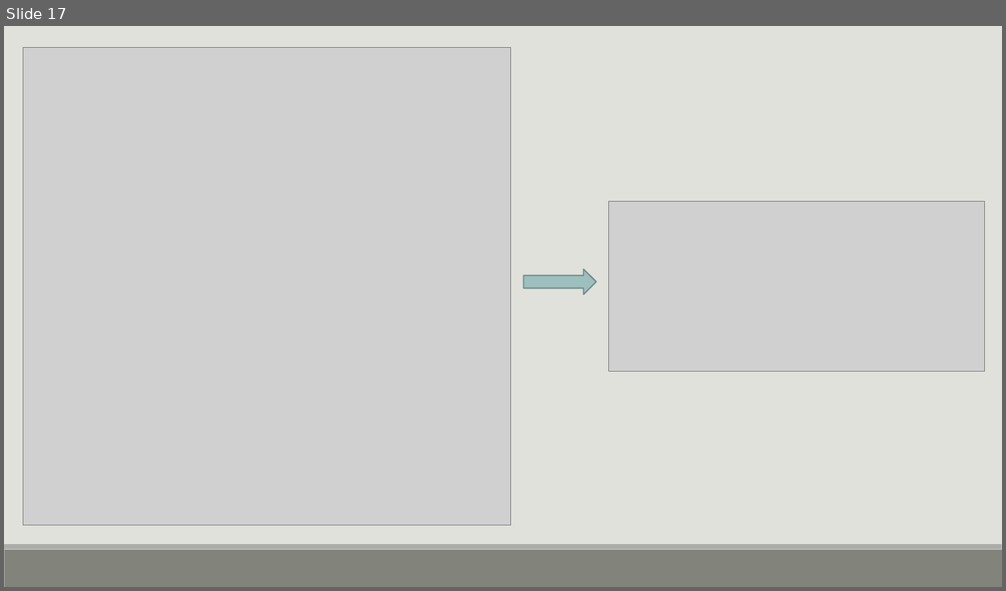
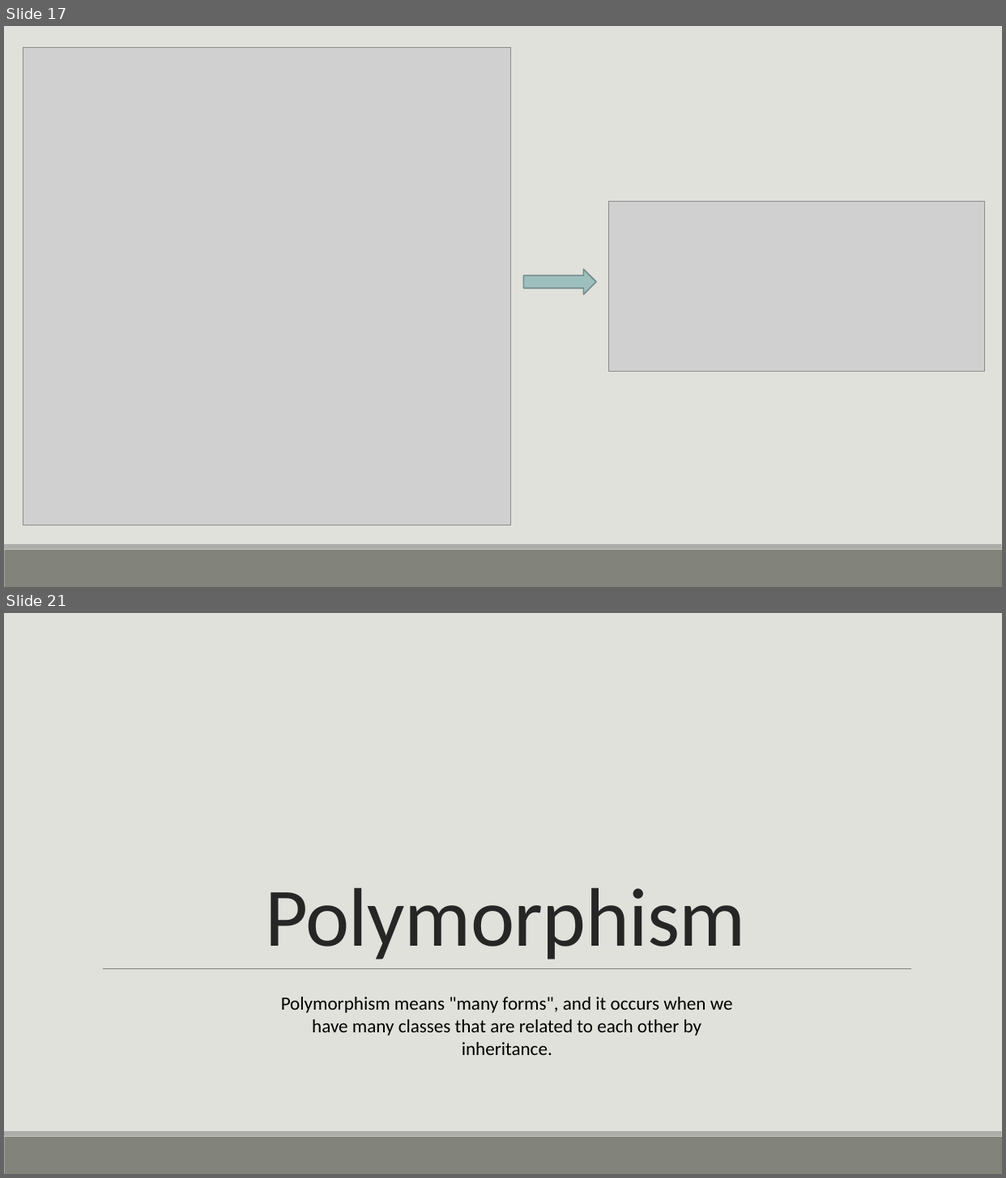
Before and after one commit to nhixs/Nusacamp, a slide deck: training_code_id/hari2/Bangun Datar dan Bangun Ruang.pptx. Shown one above the other, each under a label of ours: slide 17 before the commit, slides 17 and 21 after it; the slides between them are not shown. The pictures are 1006x591 and 1006x1178 pixels, drawn with LibreOffice and Linux fonts; fonts in the diff are those of the drawing; grey boxes stand for pictures. Boxes give left, top, right and bottom in pixels: in the first picture for what was removed or moved away, otherwise in the second. Text is boxed around its words. In the diff, an @@ line names an element or a change of style, - is before the commit and + after.

```diff
--- a/training_code_id/hari2/Bangun Datar dan Bangun Ruang.pptx
+++ b/training_code_id/hari2/Bangun Datar dan Bangun Ruang.pptx
@@ slide 21 added at <box>4,613,1002,1174</box>, background #E1E1DB; not listed: 2 template elements that a slide beside it also shows @@
@@ title added at <box>265,888,745,960</box>, 80 pt, text #262626 @@
+Polymorphism
@@ line added from (103, 969) to (911, 969), #808080 0.5 pt @@
@@ text added at <box>281,997,733,1055</box>, 18 pt, text #000000 @@
+Polymorphism means "many forms", and it occurs when we have many classes that are related to each other by inheritance.
```
Also in this commit, not shown: 7 other slides added, 2 slides removed.
